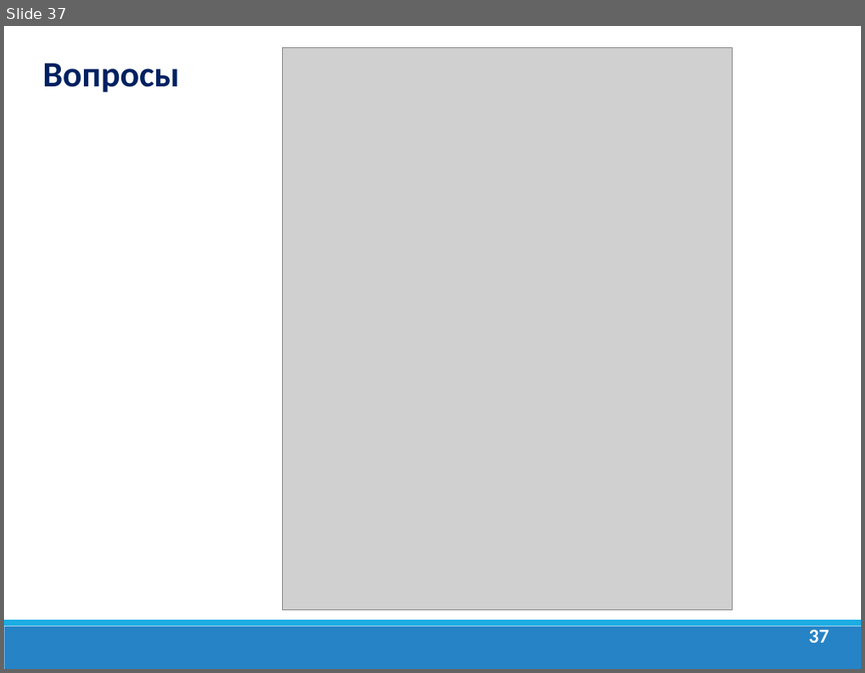
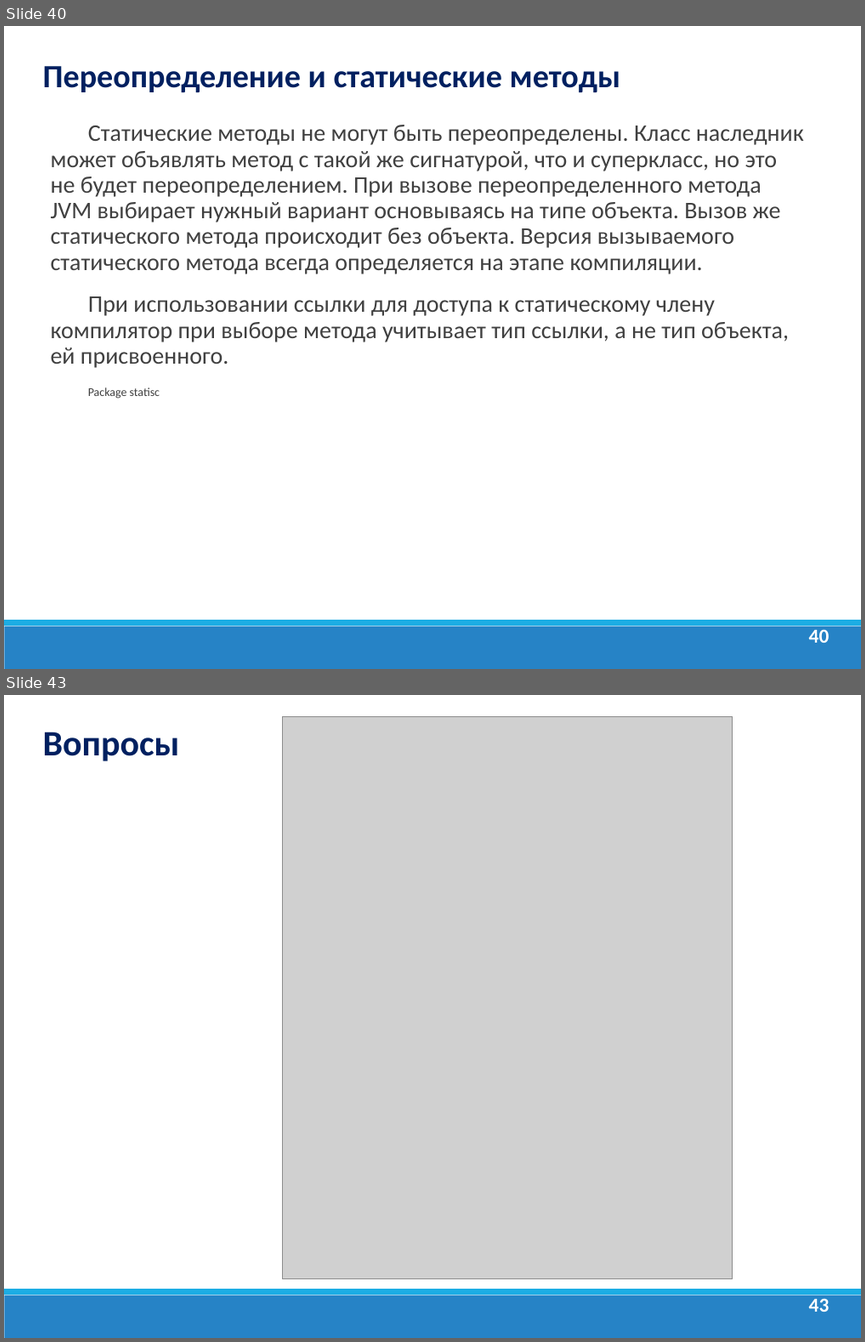
Before and after one commit to dmitry-academy/academy_5220, a slide deck: academy5220/resources/presentations/Java Lection 7. ООП.ppt. Shown one above the other, each under a label of ours: slide 37 before the commit, slides 40 and 43 after it; the slides between them are not shown. The pictures are 865x673 and 865x1342 pixels, drawn with LibreOffice and Linux fonts; fonts in the diff are those of the drawing; grey boxes stand for pictures; background and template pictures are left out. Boxes give left, top, right and bottom in pixels: in the first picture for what was removed or moved away, otherwise in the second. Text is boxed around its words. In the diff, an @@ line names an element or a change of style, - is before the commit and + after.

```diff
--- a/academy5220/resources/presentations/Java Lection 7. ООП.ppt
+++ b/academy5220/resources/presentations/Java Lection 7. ООП.ppt
@@ slide 40 added at box(4, 26, 861, 669), background #FFFFFF; not listed: 2 template elements that a slide beside it also shows @@
@@ text added at box(43, 66, 621, 92), 27.2 pt, text #002060, bold @@
+Переопределение и статические методы
@@ text added at box(51, 125, 804, 398), 20 pt, text #404040 @@
+Статические методы не могут быть переопределены. Класс наследник может объявлять метод с такой же сигнатурой, что и суперкласс, но это не будет переопределением. При вызове переопределенного метода JVM выбирает нужный вариант основываясь на типе объекта. Вызов же статического метода происходит без объекта. Версия вызываемого статического метода всегда определяется на этапе компиляции.
+При использовании ссылки для доступа к статическому члену компилятор при выборе метода учитывает тип ссылки, а не тип объекта, ей присвоенного.
+Package statisc
@@ page number added at box(809, 629, 829, 642), 16.6 pt, text #FFFFFF, bold @@
+40
@@ what was slide 37 is now slide 43 @@
@@ page number at box(809, 1298, 829, 1311): text changed @@
-37
+43
```
Also in this commit, not shown: 2 slides changed, 5 other slides added, 11 other files.
